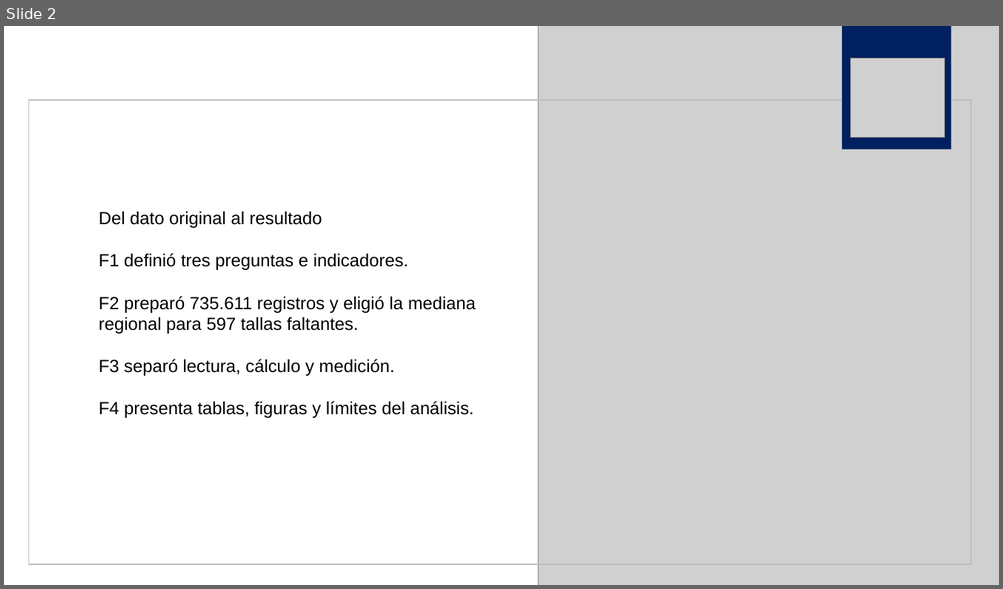
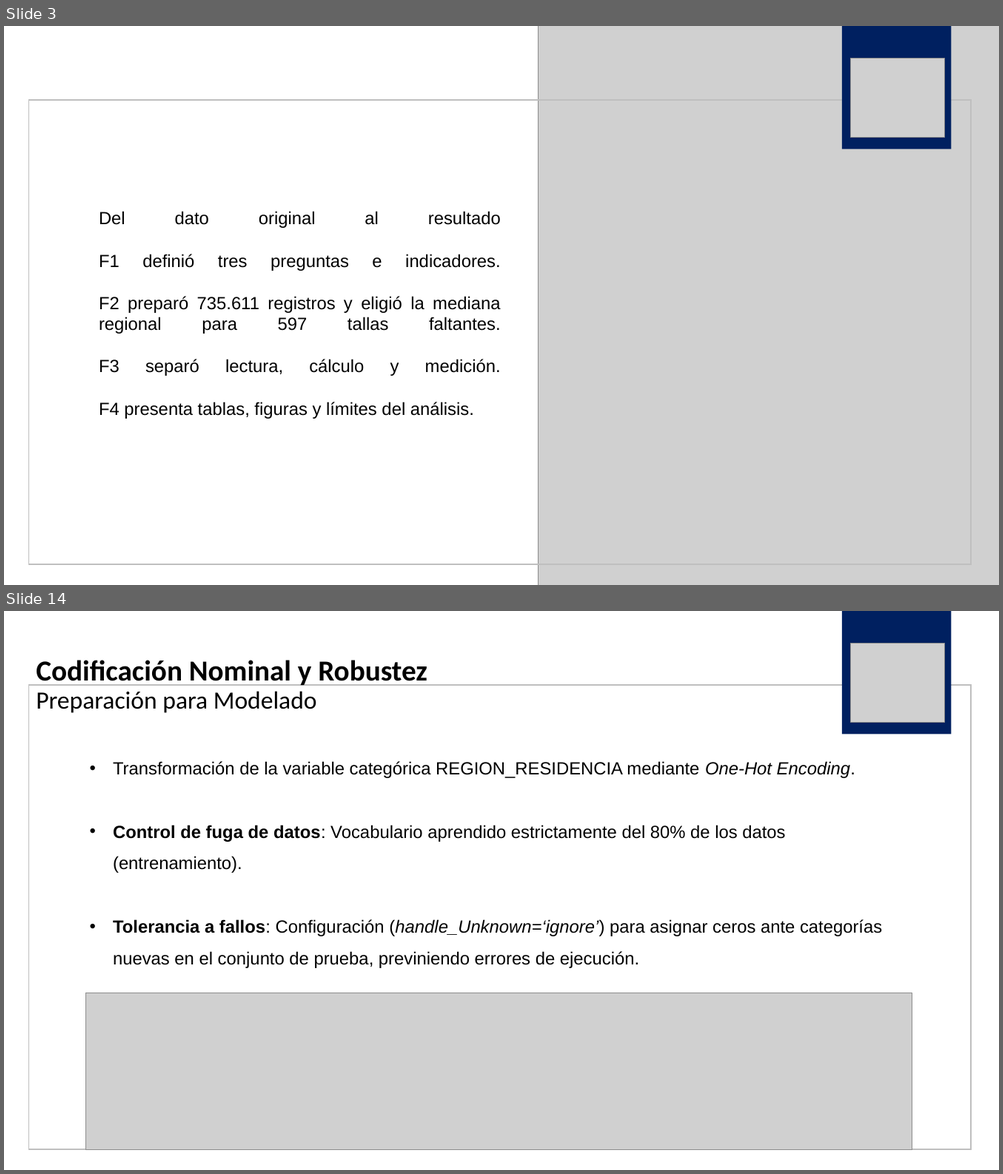
Before and after one commit to jorgealtamiranonavarrete-art/proyecto-grupo2, a slide deck: F4/f4_presentacion_grupo2.pptx. Shown one above the other, each under a label of ours: slide 2 before the commit, slides 3 and 14 after it; the slides between them are not shown. The pictures are 1003x589 and 1003x1174 pixels, drawn with LibreOffice and Linux fonts; fonts in the diff are those of the drawing; grey boxes stand for pictures. Boxes give left, top, right and bottom in pixels: in the first picture for what was removed or moved away, otherwise in the second. Text is boxed around its words. In the diff, an @@ line names an element or a change of style, - is before the commit and + after.

```diff
--- a/F4/f4_presentacion_grupo2.pptx
+++ b/F4/f4_presentacion_grupo2.pptx
@@ slide 14 added at [4,611,999,1170], background #FFFFFF @@
@@ rectangle added at [842,611,950,734], fill #002060 @@
@@ picture added at [851,643,945,722] @@
@@ title added at [36,660,427,713], 28 pt, text #000000, bold @@
+Codificación Nominal y Robustez
+Preparación para Modelado
@@ rectangle added at [28,685,971,1150], outline #BFBFBF 1 pt @@
@@ text added at [113,761,882,968], 17 pt, text #000000 @@
+• Transformación de la variable categórica REGION_RESIDENCIA mediante One-Hot Encoding.
+• Control de fuga de datos: Vocabulario aprendido estrictamente del 80% de los datos (entrenamiento).
+• Tolerancia a fallos: Configuración (handle_Unknown=‘ignore’) para asignar ceros ante categorías nuevas en el conjunto de prueba, previniendo errores de ejecución.
@@ picture added at [86,993,912,1150] @@
@@ what was slide 2 is now slide 3 @@
@@ slide 3 changed as well @@
@@ text "Del dato original al resultado ..." at [99,211,501,419]: alignment left to justified @@
```
Also in this commit, not shown: 2 other slides changed, 15 other slides added, 3 slides removed.
